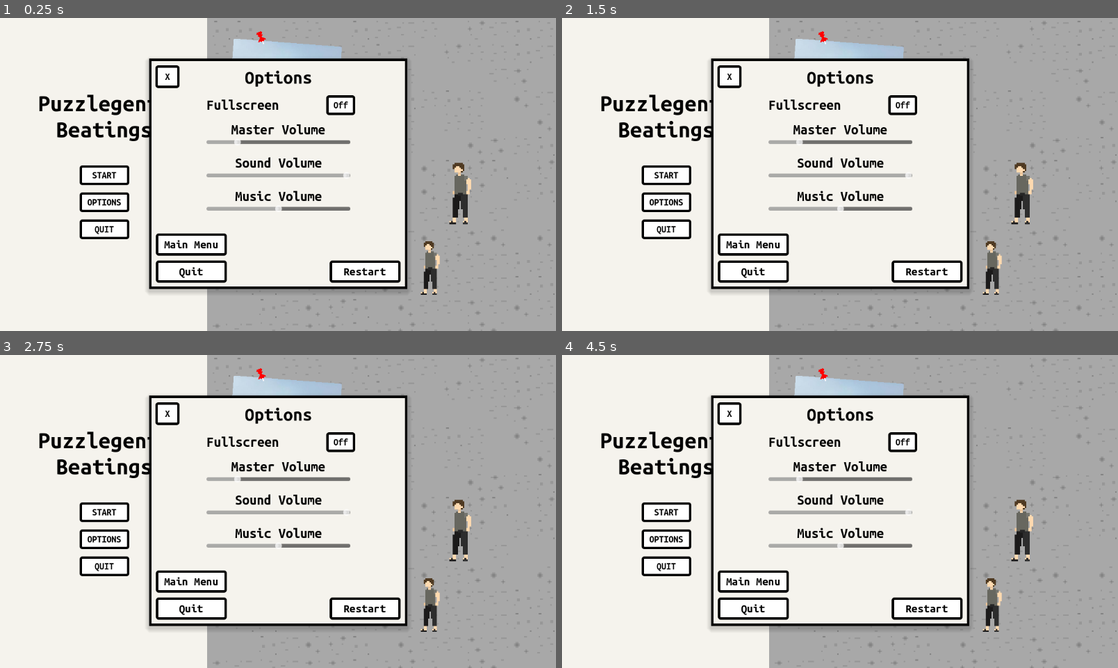
Above: before the commit, frames 1-4 (two rows, left to right).
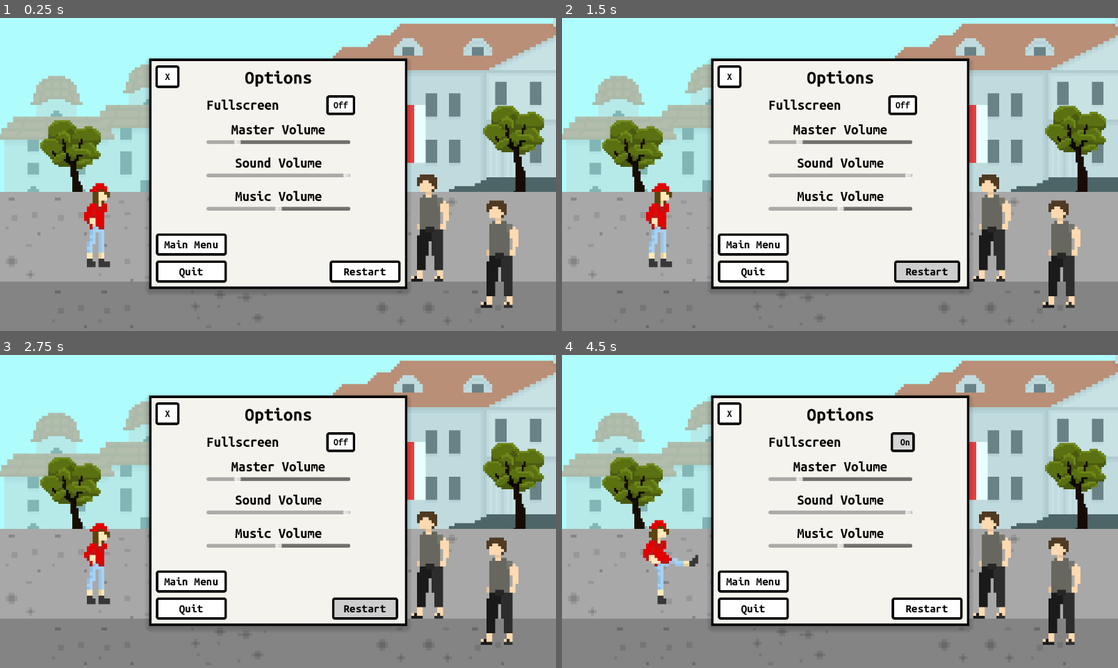
Above: after the commit, the same moments.

Repository: bibyru/Puzzlegenic-Beatings
Game: Godot game, scene res://Scenes/Level1.tscn
Same seed, same stepped clock (60 frames per second), same inputs: the game is played once before the commit and once after it. Before the commit the project starts from res://Scenes/LevelStartMenu.tscn.
Inputs (mouse positions are in pixels of both pictures, inside the frame that each line leads up to):
- Up to frame 1 (0.25 s): no input
- Up to frame 2 (1.5 s): click "Restart" at 0.5 s; click "Restart" at 1.25 s
- Up to frame 3 (2.75 s): click "Restart" at 2 s
- Up to frame 4 (4.5 s): click (667, 511) at 2.75 s, where only the run before the commit has a clickable "START"; click (667, 511) at 3.5 s, where only the run before the commit has a clickable "START"; click "Off" at 4.25 s

The runs differ from the first frame. In frame 1, 60% of the frame differs, in the area x 0-100%, y 0-100%; in frame 2, 61%; in frame 3, 61%; in frame 4, 60%.

Commit message:
SceneUpgrade

Diff:
--- a/Scenes/InGame/CharThug.tscn
+++ b/Scenes/InGame/CharThug.tscn
@@ -223,6 +223,7 @@
 graph_offset = Vector2(-219, -22)
 
 [node name="Thug" type="CharacterBody2D"]
+z_index = 10
 y_sort_enabled = true
 collision_layer = 4
 collision_mask = 13
--- a/Scenes/Level1.tscn
+++ b/Scenes/Level1.tscn
@@ -1,10 +1,14 @@
-[gd_scene load_steps=9 format=3 uid="uid://csrayo6l2x6cb"]
+[gd_scene load_steps=13 format=3 uid="uid://csrayo6l2x6cb"]
 
 [ext_resource type="PackedScene" uid="uid://de87owwi01ddr" path="res://Scenes/InGame/TilesFloor.tscn" id="1_b1cld"]
 [ext_resource type="PackedScene" uid="uid://dvsgbsy8f6o2h" path="res://Scenes/InGame/PanningCam.tscn" id="2_2kw3b"]
 [ext_resource type="PackedScene" uid="uid://b7qs5p0n45xo0" path="res://Scenes/InGame/CharThug.tscn" id="3_74vj5"]
 [ext_resource type="Texture2D" uid="uid://bg5j42s8wxoqj" path="res://Sauce/Sprites/BG-GedungFatahillah-1.png" id="3_ismpm"]
 [ext_resource type="PackedScene" uid="uid://bs4kkobveuq3v" path="res://Scenes/InGame/CharPam.tscn" id="4_3kpei"]
+[ext_resource type="Texture2D" uid="uid://cgqytdvienl3a" path="res://Sauce/Sprites/Bg-Building-1.png" id="4_4d3ju"]
+[ext_resource type="Texture2D" uid="uid://cnkylqalwphx8" path="res://Sauce/Sprites/Decor-Tree-1.png" id="4_713l5"]
+[ext_resource type="Texture2D" uid="uid://bbn7rrqppm2i6" path="res://Sauce/Sprites/Bg-Building-2.png" id="5_3urw8"]
+[ext_resource type="Texture2D" uid="uid://bgac7gttde0iv" path="res://Sauce/Sprites/Decor-Tree-2.png" id="5_7phw7"]
 
 [sub_resource type="RectangleShape2D" id="RectangleShape2D_4m1ff"]
 size = Vector2(20, 120)
@@ -23,19 +27,65 @@
 [node name="TilesFloor" parent="." instance=ExtResource("1_b1cld")]
 layer_0/tile_data = PackedInt32Array(7, 131072, 2, 6, 131072, 2, 5, 0, 3, 4, 0, 1, 3, 0, 1, 2, 65536, 1, 1, 0, 2, 0, 65 …(8482 unchanged characters)…
 
+[node name="ColorRect" type="ColorRect" parent="."]
+offset_left = -455.0
+offset_top = 31.0
+offset_right = 420.0
+offset_bottom = 105.0
+color = Color(0, 0, 0, 0.215686)
+
 [node name="PanningCam" parent="." instance=ExtResource("2_2kw3b")]
 position = Vector2(-319, -6)
 
 [node name="ParallaxBackground" type="ParallaxBackground" parent="."]
 
+[node name="ParallaxLayer5" type="ParallaxLayer" parent="ParallaxBackground"]
+position = Vector2(11, 12)
+motion_scale = Vector2(0.1, 0.1)
+
+[node name="Type1-1" type="Sprite2D" parent="ParallaxBackground/ParallaxLayer5"]
+texture_filter = 1
+position = Vector2(-1, -19)
+texture = ExtResource("4_4d3ju")
+
+[node name="Type2-1" type="Sprite2D" parent="ParallaxBackground/ParallaxLayer5"]
+texture_filter = 1
+position = Vector2(-33, -7)
+texture = ExtResource("5_3urw8")
+
+[node name="Type1-2" type="Sprite2D" parent="ParallaxBackground/ParallaxLayer5"]
+texture_filter = 1
+position = Vector2(65, -19)
+texture = ExtResource("4_4d3ju")
+
+[node name="Type2-2" type="Sprite2D" parent="ParallaxBackground/ParallaxLayer5"]
+texture_filter = 1
+position = Vector2(33, -7)
+texture = ExtResource("5_3urw8")
+
+[node name="ColorRect" type="ColorRect" parent="ParallaxBackground/ParallaxLayer5"]
+offset_left = -483.0
+offset_top = -121.0
+offset_right = 289.0
+offset_bottom = 110.0
+color = Color(0.658824, 1, 0.976471, 0.411765)
+
 [node name="ParallaxLayer" type="ParallaxLayer" parent="ParallaxBackground"]
 motion_scale = Vector2(0.2, 0.2)
 
 [node name="Bg" type="Sprite2D" parent="ParallaxBackground/ParallaxLayer"]
 texture_filter = 1
-position = Vector2(38, 9)
-scale = Vector2(3, 3)
+position = Vector2(114, -14)
 texture = ExtResource("3_ismpm")
+
+[node name="ParallaxLayer4" type="ParallaxLayer" parent="ParallaxBackground"]
+
+[node name="ColorRect" type="ColorRect" parent="ParallaxBackground/ParallaxLayer4"]
+offset_left = -483.0
+offset_top = -121.0
+offset_right = 289.0
+offset_bottom = 40.0
+color = Color(0.658824, 1, 0.976471, 0.25098)
 
 [node name="ParallaxLayer2" type="ParallaxLayer" parent="ParallaxBackground"]
 
@@ -47,6 +97,80 @@
 offset_bottom = 53.0
 color = Color(0.721569, 0.968627, 1, 1)
 
+[node name="ParallaxLayer3" type="ParallaxLayer" parent="ParallaxBackground"]
+
+[node name="Type1-1" type="Sprite2D" parent="ParallaxBackground/ParallaxLayer3"]
+texture_filter = 1
+position = Vector2(-390, -11.4)
+scale = Vector2(0.7, 0.7)
+texture = ExtResource("4_713l5")
+
+[node name="Type2-1" type="Sprite2D" parent="ParallaxBackground/ParallaxLayer3"]
+texture_filter = 1
+position = Vector2(-300, -15.4)
+scale = Vector2(0.7, 0.7)
+texture = ExtResource("5_7phw7")
+
+[node name="Type1-2" type="Sprite2D" parent="ParallaxBackground/ParallaxLayer3"]
+texture_filter = 1
+position = Vector2(-237, -16.4)
+scale = Vector2(0.7, 0.7)
+texture = ExtResource("4_713l5")
+
+[node name="Type2-2" type="Sprite2D" parent="ParallaxBackground/ParallaxLayer3"]
+texture_filter = 1
+position = Vector2(-140, -19.4)
+scale = Vector2(0.7, 0.7)
+texture = ExtResource("5_7phw7")
+
+[node name="Type1-3" type="Sprite2D" parent="ParallaxBackground/ParallaxLayer3"]
+texture_filter = 1
+position = Vector2(-76, -19.4)
+scale = Vector2(0.7, 0.7)
+texture = ExtResource("4_713l5")
+
+[node name="Type2-3" type="Sprite2D" parent="ParallaxBackground/ParallaxLayer3"]
+texture_filter = 1
+position = Vector2(-31, -19.4)
+scale = Vector2(0.7, 0.7)
+texture = ExtResource("5_7phw7")
+
+[node name="Type1-4" type="Sprite2D" parent="ParallaxBackground/ParallaxLayer3"]
+texture_filter = 1
+position = Vector2(73, -19.4)
+scale = Vector2(0.7, 0.7)
+texture = ExtResource("4_713l5")
+
+[node name="Type2-4" type="Sprite2D" parent="ParallaxBackground/ParallaxLayer3"]
+texture_filter = 1
+position = Vector2(151, -19.4)
+scale = Vector2(0.7, 0.7)
+texture = ExtResource("5_7phw7")
+
+[node name="Type1-5" type="Sprite2D" parent="ParallaxBackground/ParallaxLayer3"]
+texture_filter = 1
+position = Vector2(-437, -19.4)
+scale = Vector2(0.7, 0.7)
+texture = ExtResource("4_713l5")
+
+[node name="Type2-5" type="Sprite2D" parent="ParallaxBackground/ParallaxLayer3"]
+texture_filter = 1
+position = Vector2(-346, -19.4)
+scale = Vector2(0.7, 0.7)
+texture = ExtResource("5_7phw7")
+
+[node name="Type1-6" type="Sprite2D" parent="ParallaxBackground/ParallaxLayer3"]
+texture_filter = 1
+position = Vector2(-188, -19.4)
+scale = Vector2(0.7, 0.7)
+texture = ExtResource("4_713l5")
+
+[node name="Type2-7" type="Sprite2D" parent="ParallaxBackground/ParallaxLayer3"]
+texture_filter = 1
+position = Vector2(24, -14.4)
+scale = Vector2(0.7, 0.7)
+texture = ExtResource("5_7phw7")
+
 [node name="LevelLimits" type="StaticBody2D" parent="."]
 position = Vector2(-415, 0)
 
@@ -71,6 +195,7 @@
 shape = SubResource("RectangleShape2D_4m1ff")
 
 [node name="Pam" parent="." instance=ExtResource("4_3kpei")]
+z_index = 20
 position = Vector2(-381, 18)
 
 [node name="Thugs1" type="Node2D" parent="."]
--- a/project.godot
+++ b/project.godot
@@ -11,7 +11,7 @@
 [application]
 
 config/name="Puzzlegenic Beatings"
-run/main_scene="res://Scenes/LevelStartMenu.tscn"
+run/main_scene="res://Scenes/Level1.tscn"
 config/features=PackedStringArray("4.1", "Forward Plus")
 config/icon="res://Sauce/Sprites/Icon256.png"
 
Not shown, added: Sauce/Sounds/InGameFight-PlayerDied.mp3.import
Not shown, added: Sauce/Sounds/InGameFight-PlayerHurt.mp3.import
Binary file changed: Sauce/Sprites/BG-GedungFatahillah-1.png
Binary file added: Sauce/Sprites/Bg-Building-1.png
Not shown, added: Sauce/Sprites/Bg-Building-1.png.import
Binary file added: Sauce/Sprites/Bg-Building-2.png
Not shown, added: Sauce/Sprites/Bg-Building-2.png.import
Binary file added: Sauce/Sprites/Decor-Tree-1.png
Not shown, added: Sauce/Sprites/Decor-Tree-1.png.import
Binary file added: Sauce/Sprites/Decor-Tree-2.png
Not shown, added: Sauce/Sprites/Decor-Tree-2.png.import
Not shown, added: Sauce/Sounds/InGameFight-PlayerDied.mp3
(and 1 more such lines)
